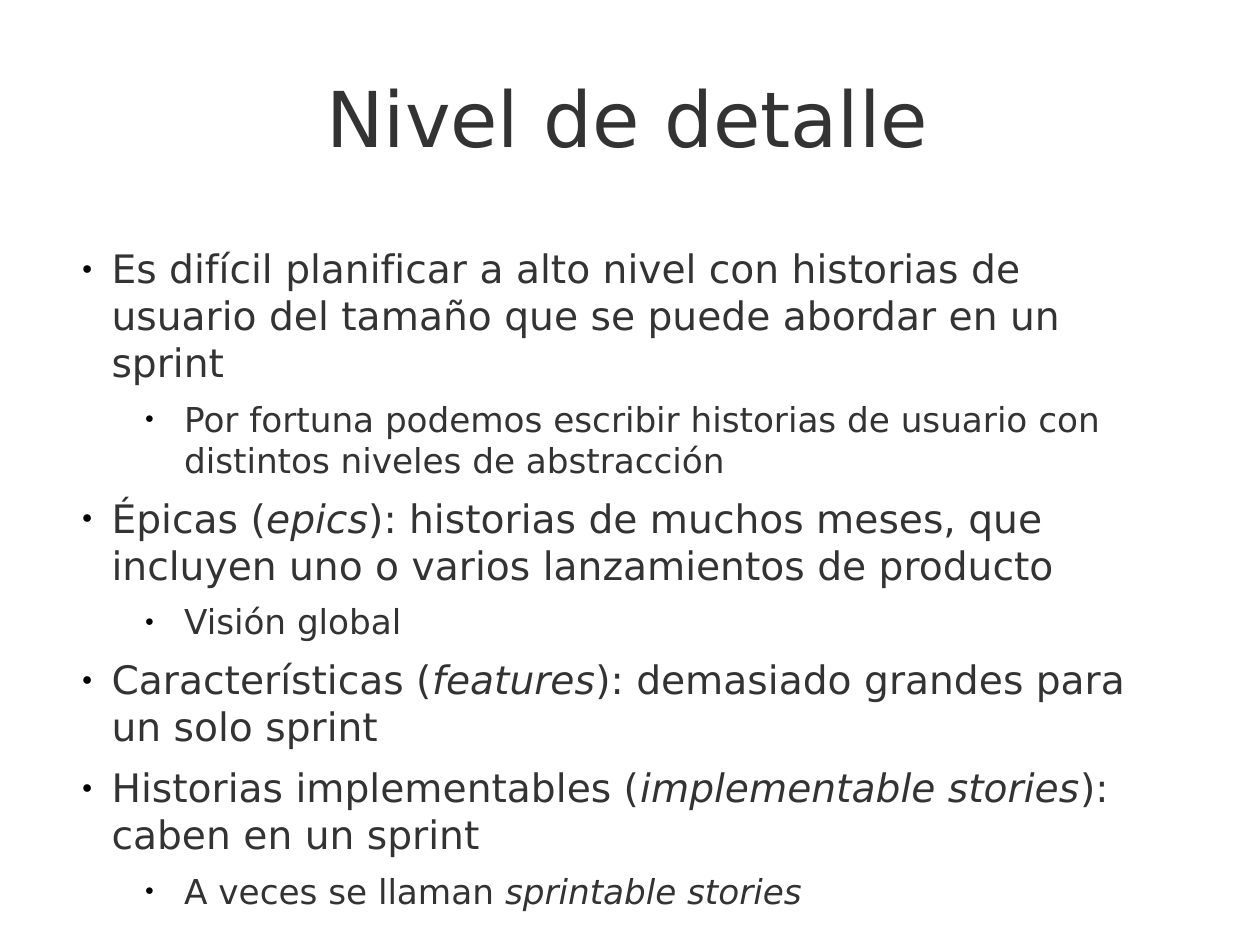
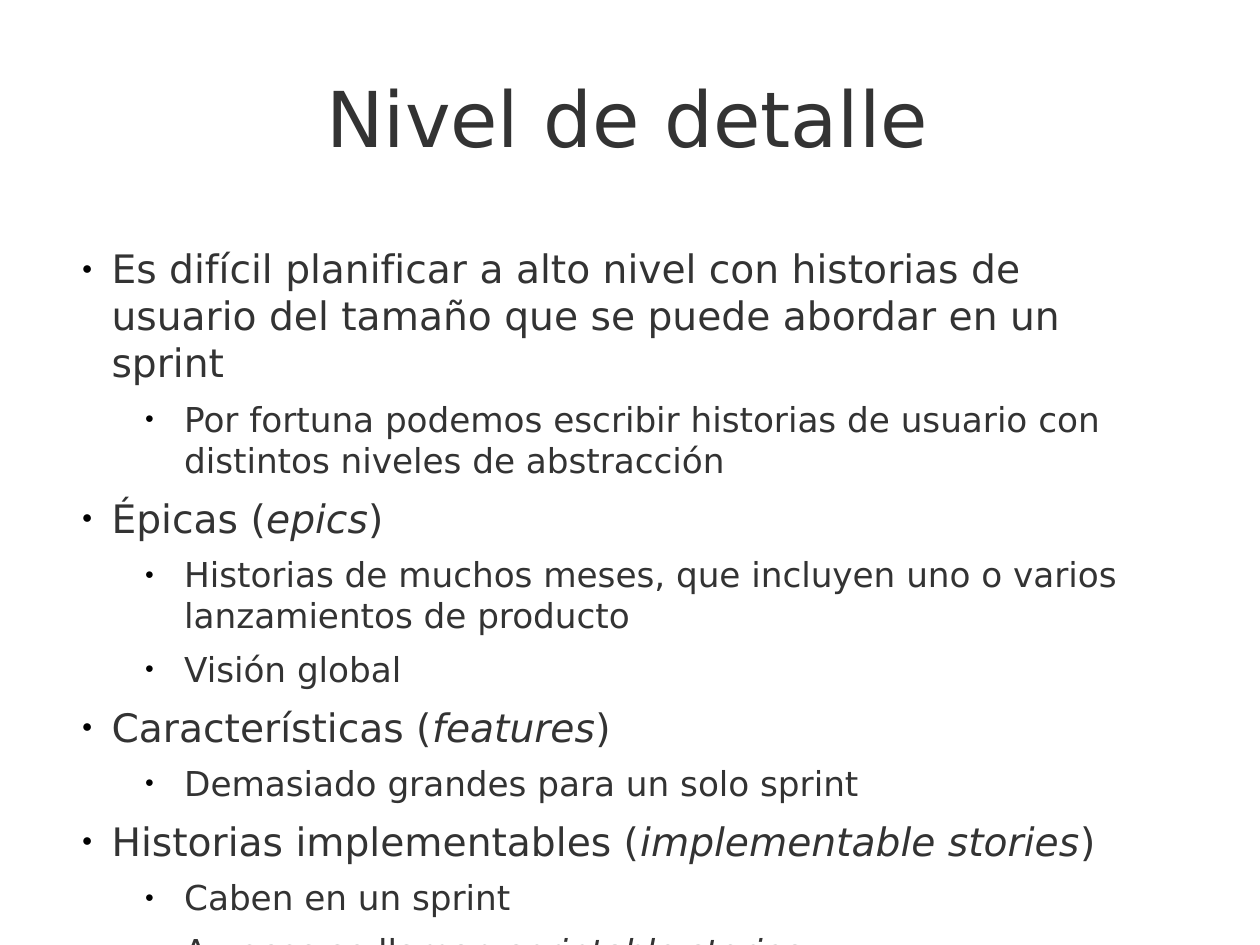
Before and after one commit to UNIZAR-30248-GeProSoft/scrum-slides, a slide deck: slide 17 of 7i_GPS-S04-Scrum-RequisitosHistoriasUsuario.odp. Drawn at 1260x945 pixels with LibreOffice and Linux fonts; fonts in the diff are those of the drawing; background and template pictures are left out. Boxes give left, top, right and bottom in pixels: in the first picture for what was removed or moved away, otherwise in the second. Text is boxed around its words. In the diff, an @@ line names an element or a change of style, - is before the commit and + after.

```diff
--- a/7i_GPS-S04-Scrum-RequisitosHistoriasUsuario.odp
+++ b/7i_GPS-S04-Scrum-RequisitosHistoriasUsuario.odp
@@ text at <box>112,501,1116,635</box>: text changed; size 22.4 to 19.6 pt @@
-● Épicas (epics): historias de muchos meses, que incluyen uno o varios lanzamientos de producto
+● Épicas (epics)
+  ● Historias de muchos meses, que incluyen uno o varios lanzamientos de producto
@@ text at <box>112,710,1095,917</box>: text changed @@
-● Características (features): demasiado grandes para un solo sprint
-● Historias implementables (implementable stories): caben en un sprint
+● Características (features)
+  ● Demasiado grandes para un solo sprint
+● Historias implementables (implementable stories)
+  ● Caben en un sprint
@@ text at <box>123,893,512,911</box>: text changed @@
-Salvo que se indique lo contrario, este trabajo es © 2017 Rubén Béjar http://www.rubenbejar.com
+Salvo que se indique lo contrario, este trabajo es © 2018 Rubén Béjar http://www.rubenbejar.com
```
Also in this commit, not shown: 50 other slides changed, 1 other file.
